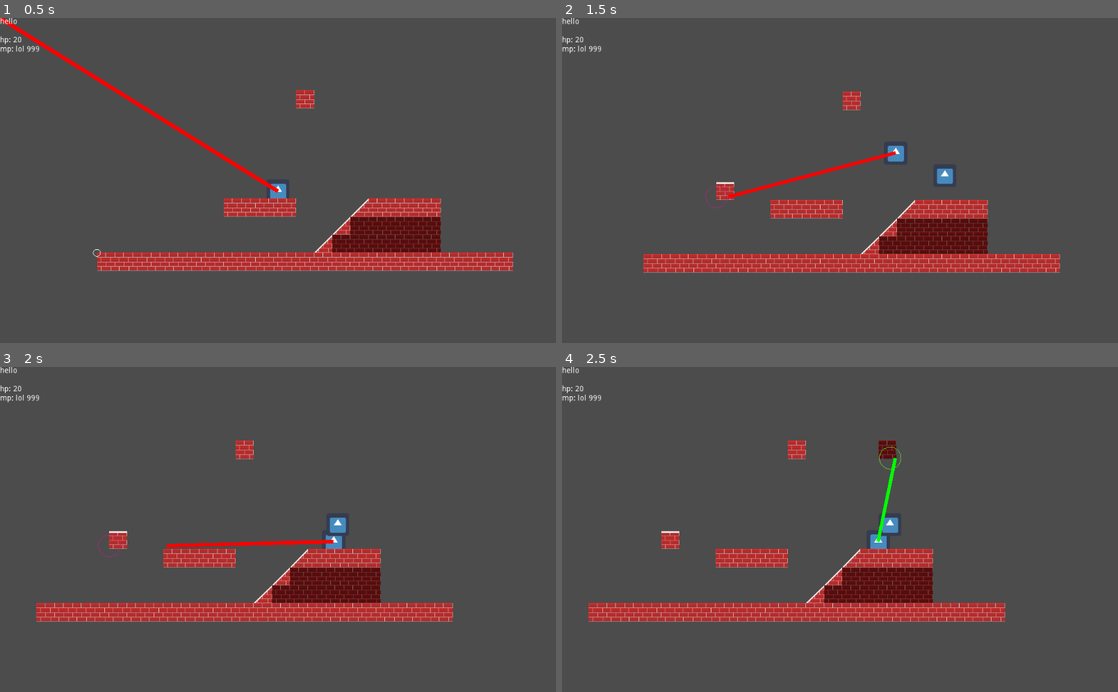
Above: before the commit, frames 1-4 (two rows, left to right).
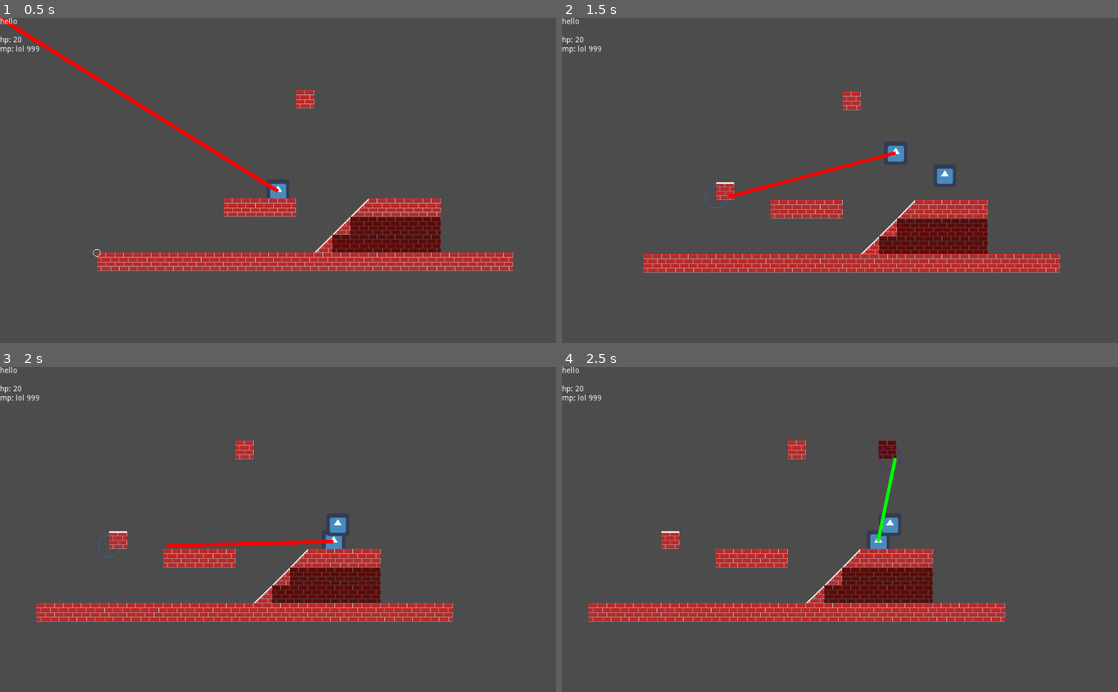
Above: after the commit, the same moments.

Repository: HenryFBP/2d-godot-game
Game: Godot game, scene res://main.tscn
The game is run twice, just before and just after one commit, with the same random seed, the same clock (stepped at 60 frames per second) and the same inputs. The engine's default icon, where the game draws it, is replaced by a stand-in: a white triangle on a blue panel in a dark square.
Inputs (mouse positions are in pixels of both pictures, inside the frame that each line leads up to):
- Up to frame 1 (0.5 s): no input
- Up to frame 2 (1.5 s): tap Enter at 0.5 s; move the mouse to (962, 164) at 0.52 s; press the mouse at (962, 164) at 0.53 s; hold D (player_right) from 0.53 s (still down); tap Space (player_jump) at 0.77 s; move the mouse to (728, 196) at 1.27 s; release the mouse at (728, 196) at 1.28 s; click (728, 196) at 1.35 s
- Up to frame 3 (2 s): keep holding D (player_right); tap Space (player_jump) at 1.52 s
- Up to frame 4 (2.5 s): move the mouse to (895, 458) at 2.02 s; release D (player_right) at 2.03 s; press the mouse at (895, 458) at 2.03 s; hold A (player_left) from 2.03 s (still down)

Frame 1 is identical in both runs. In frame 2, less than 0.1% of the frame differs, in the area x 25-30%, y 51-59%; in frame 3, less than 0.1%; in frame 4, less than 0.1%, in the area x 57-61%, y 24-32%.

Commit message:
massively simplify process of loading new tiles

Diff:
--- a/src/TileMap.gd
+++ b/src/TileMap.gd
@@ -1,20 +1,26 @@
 extends TileMap
 
+# The world.
+
 const blocks = preload("res://tilesets/blocks.gd")
+const lib = preload("res://src/lib.gd")
+
 
 onready var block_list = blocks.new()
 onready var player = get_tree().get_root().get_node('Root/Player')
 
 const reach = 250.0
 
+# Get the ID of a random cell.
 func get_random_cell_id():
+
 	var p = int(rand_range(0, len(self.tile_set.get_tiles_ids())))
 
 	var tile = self.tile_set.get_tiles_ids()[p]
 
 	return tile
 
-
+# Randomize a cell at a world x,y pos.
 func randomize_cell(pos):
 
 	var tile = get_random_cell_id()
@@ -37,10 +43,17 @@
 			x = 0
 			y += 1
 
-func add_tile(id, texture):
-	pass
+func debug_click_circle():
 
-func draw_break_distance():
+	var mloc = get_global_mouse_position()
+	var wloc = self.world_to_map(mloc)
+
+	self.get_node("DebugNode2D/ClickCircle").set_draw_circle_arc(mloc, 30, 0, 360,
+		Color(rand_range(0.0, 1.0), rand_range(0.0, 1.0), rand_range(0.0, 1.0)))
+
+	randomize_cell(wloc)
+
+func debug_break_distance():
 	var bd = self.get_node("DebugNode2D/BreakDistance")
 
 	var mloc = get_global_mouse_position()
@@ -57,28 +70,24 @@
 	bd.start = ploc
 	bd.end = mloc
 
-#func add_new_tile(id, texture,
+func add_new_tile(id, texture, shape, trans=Transform2D(0, Vector2(0, 0))):
+
+	self.tile_set.create_tile(id)
+
+	self.tile_set.tile_set_texture(id, texture)
+
+	self.tile_set.tile_add_shape(id, shape, trans)
+
 
 func load_new_tiles():
 
-	self.tile_set.create_tile(10)
-	self.tile_set.tile_set_texture(10, load("res://icon.png"))
+	add_new_tile(10, load("res://icon.png"), lib.ConvexPolygonShape2D_from_list([[0.0, 50.0], [0.0, 0.0], [50.0, 0.0], [50.0, 50.0]]))
 
-	var shape = ConvexPolygonShape2D.new()
-	var pc = PoolVector2Array([ Vector2(0.0, 50.0), Vector2(0.0, 0.0), Vector2(50.0, 0.0), Vector2(50.0, 50.0) ])
-
-	shape.set_point_cloud(pc)
-
-	print(pc)
-	print(shape.points)
-
-	self.tile_set.tile_add_shape(10, shape, Transform2D(0, Vector2(0, 0)))
-
-	return
 
 func _ready():
 	# Called when the node is added to the scene for the first time.
 	# Initialization here
+
 	print(block_list.blocks)
 
 	load_new_tiles()
@@ -87,24 +96,15 @@
 
 	show_cells(Vector2(5, 5))
 
-	pass
 
 func _input(event):
 
 	if event.is_action_pressed('left_mouse'):
-
-		var mloc = get_global_mouse_position()
-		var wloc = self.world_to_map(mloc)
-
-		self.get_node("DebugNode2D/ClickCircle").set_draw_circle_arc(mloc, 30, 0, 360,
-			Color(rand_range(0.0, 1.0), rand_range(0.0, 1.0), rand_range(0.0, 1.0)))
-
-		randomize_cell(wloc)
+		debug_click_circle()
 
 	if event is InputEventMouseMotion:
 		pass
 
 
-
 func _process(delta):
-	draw_break_distance()
+	debug_break_distance()
--- /dev/null
+++ b/src/lib.gd
@@ -0,0 +1,55 @@
+
+static func random_item(list):
+	return list[floor(rand_range(0, len(list)))]
+
+# Given a list full of either Vector2s or 2-item lists, or a mix,
+# Return a PoolVector2Array full of correspondingly-filled Vector2 objects.
+static func PoolVector2Array_from_list(list):
+
+	# They pass in a list.
+	# List can be mixed lists and/or Vector2s.
+	if typeof(list) == typeof([]):
+
+		if len(list) > 0:
+
+			var pv = PoolVector2Array()
+
+			for item in list:
+
+				# This one's a Vector2.
+				if typeof(item) == typeof(Vector2()):
+					pv.append(item)
+
+				# This one's a list with two indices.
+				elif typeof(item) == typeof([]):
+					pv.append(Vector2(item[0], item[1]))
+
+				# Everything else. Shouldn't happen.
+				else:
+					pv.append(ERR_PARSE_ERROR)
+
+			return pv
+
+	# They pass a PoolVector2Array...why?
+	if typeof(list) == typeof(PoolVector2Array()):
+		return list
+
+	# They pass in one Vector2. Also why.
+	elif typeof(list) == typeof(Vector2()):
+		return PoolVector2Array(list)
+
+	return ERR_INVALID_PARAMETER
+
+
+# Given a list full of either Vector2s or 2-item lists, or a mix,
+# Return a ConvexPolygonShape2D that has those coords as points.
+static func ConvexPolygonShape2D_from_list(list):
+
+	var shape = ConvexPolygonShape2D.new()
+
+	# Let that function do all the heavy lifting...
+	var pv2 = PoolVector2Array_from_list(list)
+
+	shape.set_point_cloud(pv2)
+
+	return shape
--- a/src/player.gd
+++ b/src/player.gd
@@ -1,4 +1,6 @@
 extends KinematicBody2D
+
+# The player.
 
 const GRAVITY_VEC = Vector2(0, 900)
 const FLOOR_NORMAL = Vector2(0, -1)
--- /dev/null
+++ b/src/shapes.gd
@@ -0,0 +1,9 @@
+func points_to_convexpolygonshape2d(points):
+
+	var shape = ConvexPolygonShape2D.new()
+
+
+
+	var pc = PoolVector2Array([ Vector2(0.0, 50.0), Vector2(0.0, 0.0), Vector2(50.0, 0.0), Vector2(50.0, 50.0) ])
+
+	shape.set_point_cloud(pc)
